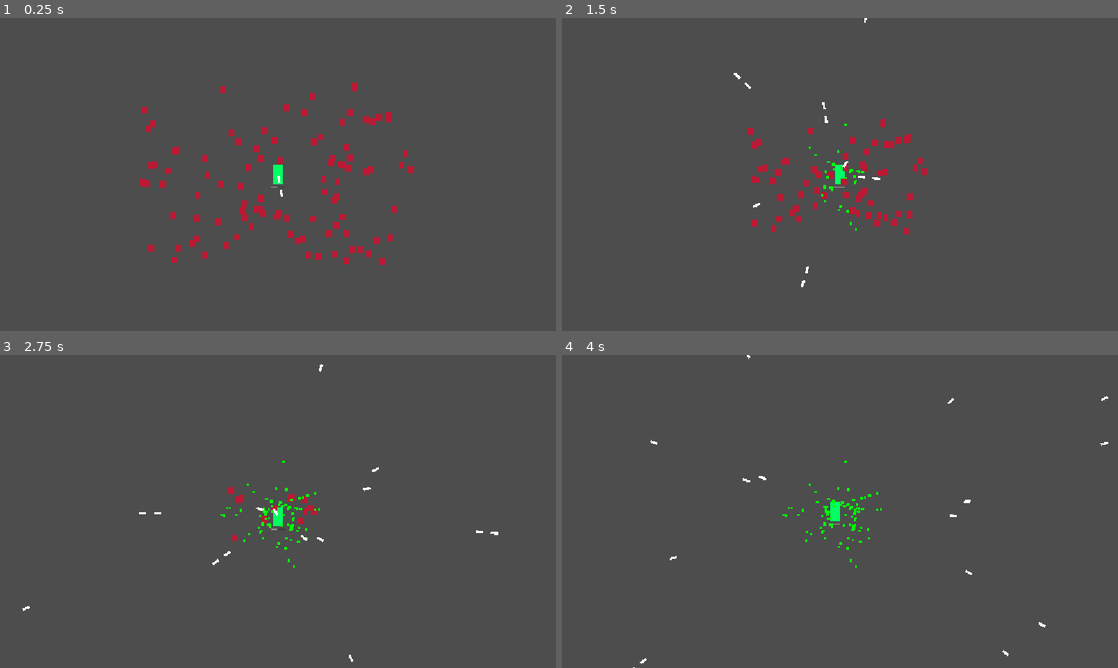
Above: before the commit, frames 1-4 (two rows, left to right).
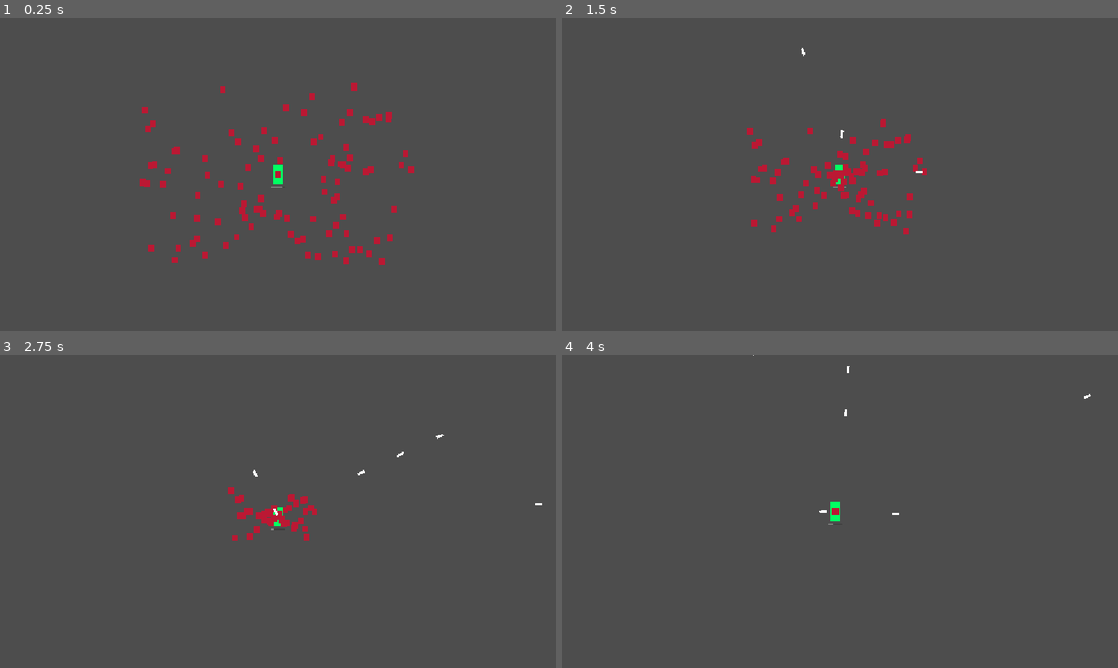
Above: after the commit, the same moments.

Repository: xuansh/my-own-godot-project
Game: Godot game, scene res://Scenes/BattleField/battle_field.tscn
Two runs of this game, one before a commit and one after it. Both use one fixed random seed, a clock stepped at 60 frames per second and the inputs below.
Inputs:
- Up to frame 1 (0.25 s): no input
- Up to frame 2 (1.5 s): tap A (KeyBoard-A) at 0.6 s; tap D (KeyBoard-D) at 1.35 s
- Up to frame 3 (2.75 s): tap S (KeyBoard-S) at 2.1 s
- Up to frame 4 (4 s): tap W (KeyBoard-W) at 2.85 s; tap A (KeyBoard-A) at 3.6 s

The runs differ from the first frame. In frame 1, less than 0.1% of the frame differs, in the area x 49-51%, y 48-58%; in frame 2, 0.5%; in frame 3, 0.8%, in the area x 4-98%, y 2-98%; in frame 4, 0.5%.

Commit message:
v0.1.0

Diff:
--- a/Datas/player_data.gd
+++ b/Datas/player_data.gd
@@ -6,3 +6,6 @@
 
 @export_range(0.0, 1000.0, 10.0)
 var max_hp : float
+
+@export_range(10.0, 1000.0, 10.0)
+var xp_gem_pickup_range : float
--- a/Resources/Player/basic_player.tres
+++ b/Resources/Player/basic_player.tres
@@ -6,4 +6,5 @@
 script = ExtResource("1_70u8o")
 max_speed = 150.0
 max_hp = 100.0
+xp_gem_pickup_range = 50.0
 metadata/_custom_type_script = "uid://s4ysrtmckgei"
--- a/Resources/WeaponDefinitions/basic_weapon.tres
+++ b/Resources/WeaponDefinitions/basic_weapon.tres
@@ -6,6 +6,6 @@
 [resource]
 script = ExtResource("1_ilclt")
 bullet_scene = ExtResource("1_qu07f")
-cool_time = 0.1
-damage = 50.0
+cool_time = 0.3
+damage = 15.0
 metadata/_custom_type_script = "uid://nqjbw21dch4k"
--- a/Scenes/Player/player.gd
+++ b/Scenes/Player/player.gd
@@ -8,6 +8,7 @@
 
 @onready var attack_timer: Timer = $AttackTimer
 @onready var cooltime_progress_bar: ProgressBar = $CoolTimeProgressBar
+@onready var xp_gem_collision_shape_2d: CollisionShape2D = $XpGemPickupArea2D/CollisionShape2D
 
 @onready var input_component : InputComponent = %InputComponent
 @onready var movement_component: MovementComponent = %MovementComponent
@@ -16,6 +17,8 @@
 func _ready() -> void:
 	hp = player_data.max_hp
 	speed = player_data.max_speed
+	if xp_gem_collision_shape_2d.shape is CircleShape2D:
+		xp_gem_collision_shape_2d.shape.radius = player_data.xp_gem_pickup_range
 
 	movement_component.setup(self)
 	weapon_component.setup(self, weapon_definition, attack_timer)
--- a/Scenes/Player/player.tscn
+++ b/Scenes/Player/player.tscn
@@ -14,6 +14,8 @@
 [sub_resource type="GradientTexture2D" id="GradientTexture2D_no71r"]
 gradient = SubResource("Gradient_f60y1")
 fill_from = Vector2(1, 1)
+
+[sub_resource type="CircleShape2D" id="CircleShape2D_6le5l"]
 
 [node name="Player" type="Node2D" unique_id=1961986727 groups=["player"]]
 script = ExtResource("1_8p05u")
@@ -52,3 +54,8 @@
 unique_name_in_owner = true
 script = ExtResource("4_htcer")
 metadata/_custom_type_script = "uid://8e6jybvcktcr"
+
+[node name="XpGemPickupArea2D" type="Area2D" parent="." unique_id=847372426]
+
+[node name="CollisionShape2D" type="CollisionShape2D" parent="XpGemPickupArea2D" unique_id=7288884]
+shape = SubResource("CircleShape2D_6le5l")
--- a/Scenes/XpGem/xp_gem.gd
+++ b/Scenes/XpGem/xp_gem.gd
@@ -3,15 +3,21 @@
 var _chasing = false
 var speed : float = 200
 
+@onready var movement_component: MovementComponent = %MovementComponent
 
-func _on_body_entered(body: Node2D) -> void:
-	if body.is_in_group('player'):
-		_chasing = true
+func _ready() -> void:
+	self.area_entered.connect(_on_area_entered)
+	movement_component.setup(self)
+
+func _on_area_entered(area : Area2D):
+	if area.get_owner():
+		if area.get_owner().is_in_group('player'):
+			_chasing = true
 
 func _process(delta: float) -> void:
 	var player = get_tree().get_first_node_in_group('player') as Node2D
 	if _chasing:
 		var dir = global_position.direction_to(player.global_position)
-		global_position += dir * speed * delta
+		movement_component.move(dir, speed, delta)
 	if global_position.distance_squared_to(player.global_position) < 100.0:
 		queue_free()
--- a/Scenes/XpGem/xp_gem.tscn
+++ b/Scenes/XpGem/xp_gem.tscn
@@ -1,6 +1,7 @@
 [gd_scene format=3 uid="uid://d36vtvgpr222h"]
 
 [ext_resource type="Script" uid="uid://c7j21h6n4efc1" path="res://Scenes/XpGem/xp_gem.gd" id="1_qk6jv"]
+[ext_resource type="Script" uid="uid://d0c6v6o5h7rch" path="res://Scenes/Common/Components/movement_component.gd" id="2_ebsa1"]
 
 [sub_resource type="CircleShape2D" id="CircleShape2D_hj8kj"]
 radius = 25.0
@@ -24,4 +25,11 @@
 [node name="Sprite2D" type="Sprite2D" parent="." unique_id=2092911010]
 texture = SubResource("GradientTexture2D_6le5l")
 
+[node name="ComponentsContainer" type="Node" parent="." unique_id=934944514]
+
+[node name="MovementComponent" type="Node" parent="ComponentsContainer" unique_id=274100252]
+unique_name_in_owner = true
+script = ExtResource("2_ebsa1")
+metadata/_custom_type_script = "uid://d0c6v6o5h7rch"
+
 [connection signal="body_entered" from="." to="." method="_on_body_entered"]
